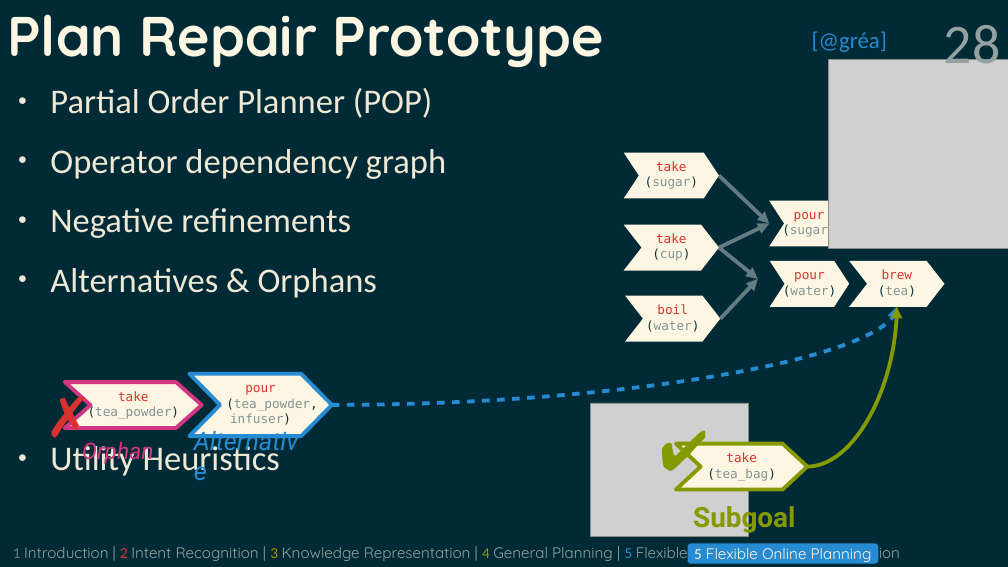
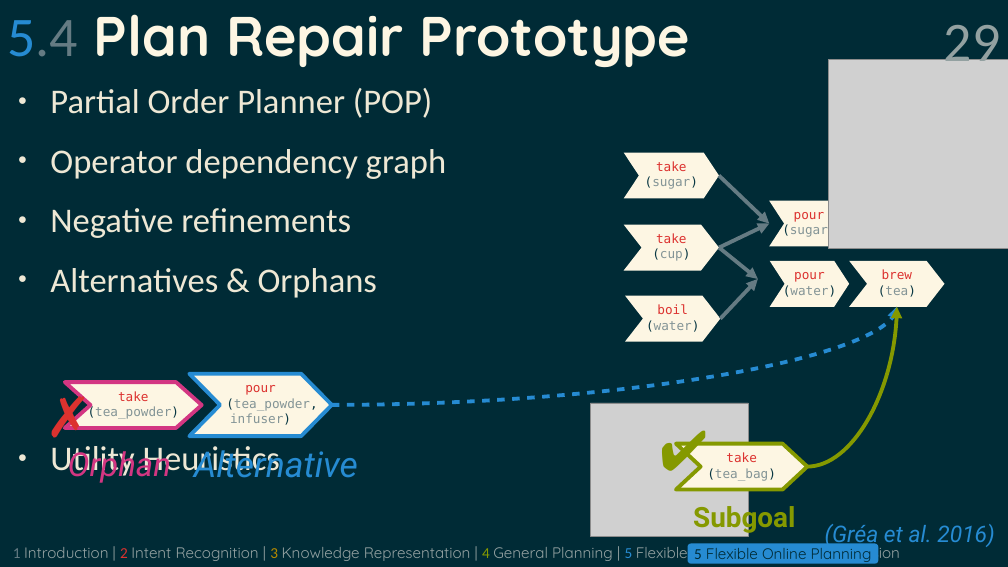
Before and after one commit to grea09/gennio, a slide deck: slide 29 of doc/defense.odp (slide 28 before the commit). Drawn at 1008x567 pixels with LibreOffice and Linux fonts; fonts in the diff are those of the drawing; grey boxes stand for pictures. Boxes give left, top, right and bottom in pixels: in the first picture for what was removed or moved away, otherwise in the second. Text is boxed around its words. In the diff, an @@ line names an element or a change of style, - is before the commit and + after.

```diff
--- a/doc/defense.odp
+++ b/doc/defense.odp
@@ title at box(7, 14, 690, 67): text changed @@
-Plan Repair Prototype
+5.4 Plan Repair Prototype
@@ page number at box(944, 25, 1001, 75): vertical alignment top to middle @@
@@ page number at box(944, 25, 1001, 75): text changed @@
-28
+29
@@ text removed at box(812, 31, 887, 52) @@
-[@gréa]
@@ text "Orphan": place and size @@
-text "Orphan" at box(82, 442, 154, 464)
+text "Orphan" at box(68, 446, 172, 483)
@@ text "Orphan" at box(68, 446, 172, 483): size 18 to 26 pt @@
@@ text "Alternative": place and size @@
-text "Alternative" at box(185, 415, 320, 496)
+text "Alternative" at box(194, 446, 358, 478)
@@ text "Alternative" at box(194, 446, 358, 478): size 20 to 28 pt @@
@@ text added at box(825, 524, 994, 548), 18 pt, text #268BD2, italic @@
+(Gréa et al. 2016)
@@ rounded rectangle "5 Flexible Online Planning" at box(688, 543, 879, 563): text colour #FDF6E3 to #002B36 @@
```
Also in this commit, not shown: 25 other slides changed, 1 slide added, 50 other files.
